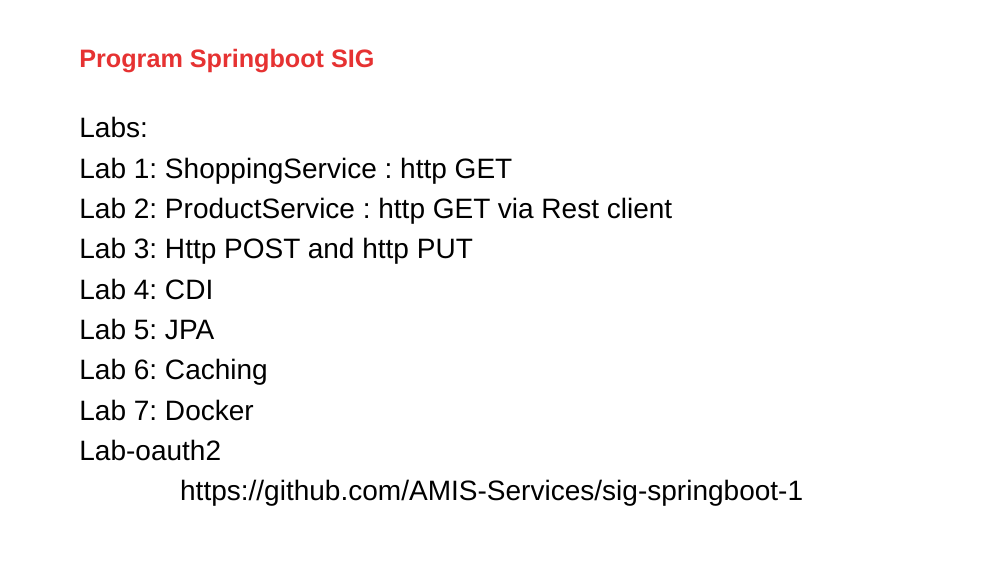
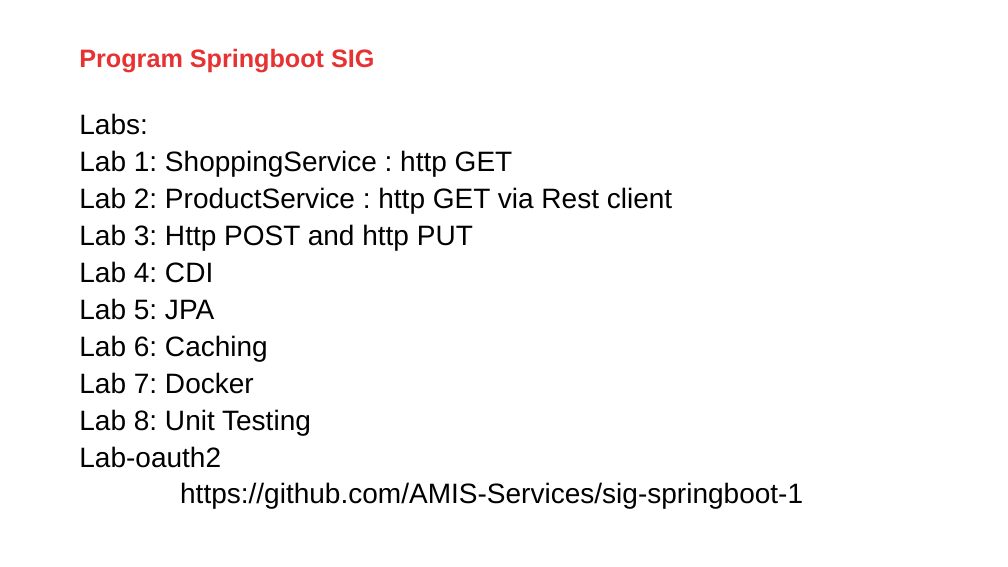
Before and after one commit to AMIS-Services/sig-springboot-1, a slide deck: slide 3 of Program Springboot SIG 2.odp. Drawn at 1008x567 pixels with LibreOffice and Linux fonts; fonts in the diff are those of the drawing; background and template pictures are left out. Boxes give left, top, right and bottom in pixels: in the first picture for what was removed or moved away, otherwise in the second. Text is boxed around its words. In the diff, an @@ line names an element or a change of style, - is before the commit and + after.

Commit message:
programma sig 2 geupdate

```diff
--- a/Program Springboot SIG 2.odp
+++ b/Program Springboot SIG 2.odp
@@ text at (x1=79, y1=113, x2=803, y2=509): line spacing 1.2 to 1.1 @@
@@ text at (x1=79, y1=409, x2=311, y2=435): paragraph added @@
+Lab 8: Unit Testing
```
Also in this commit, not shown: 1 other slide changed.
